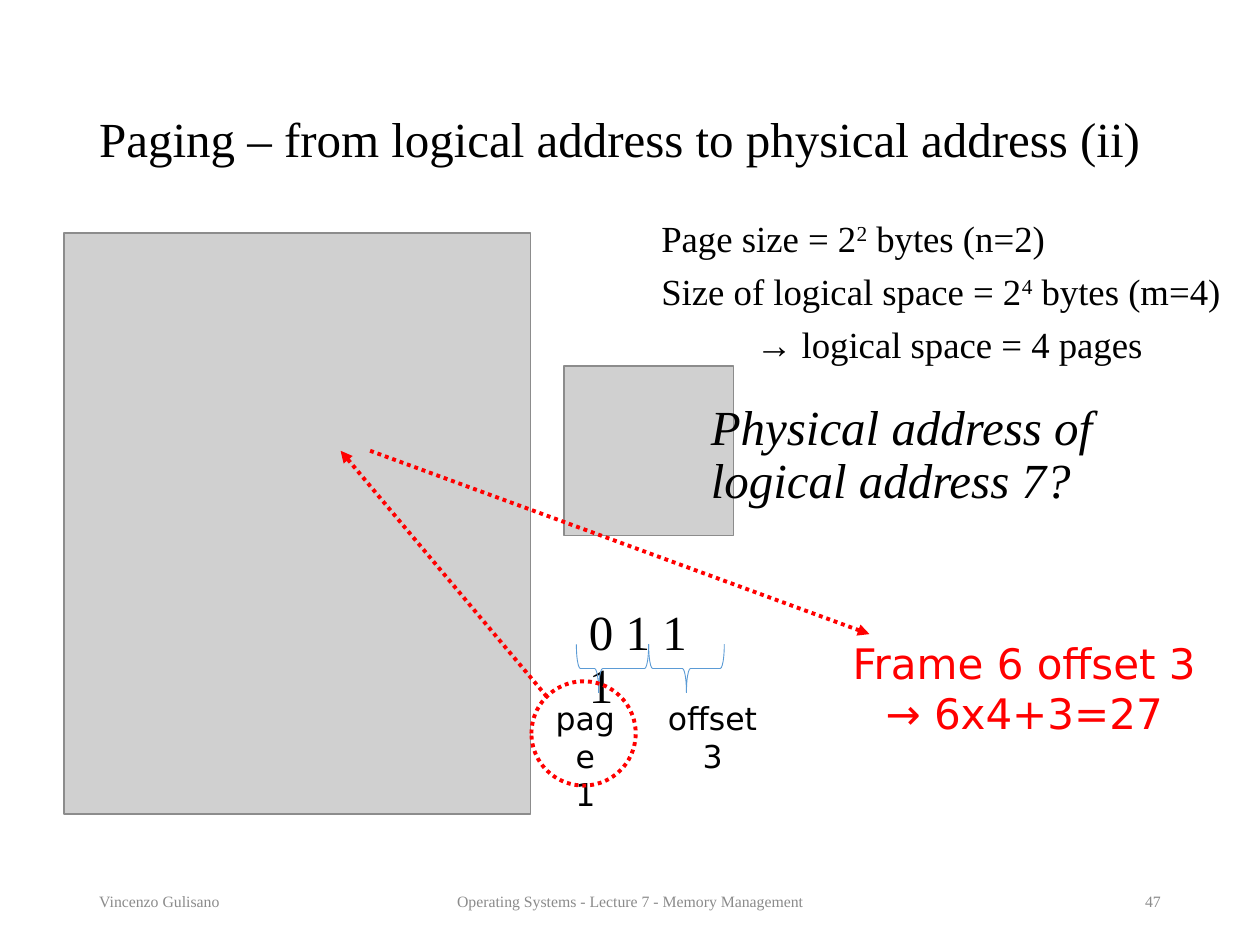
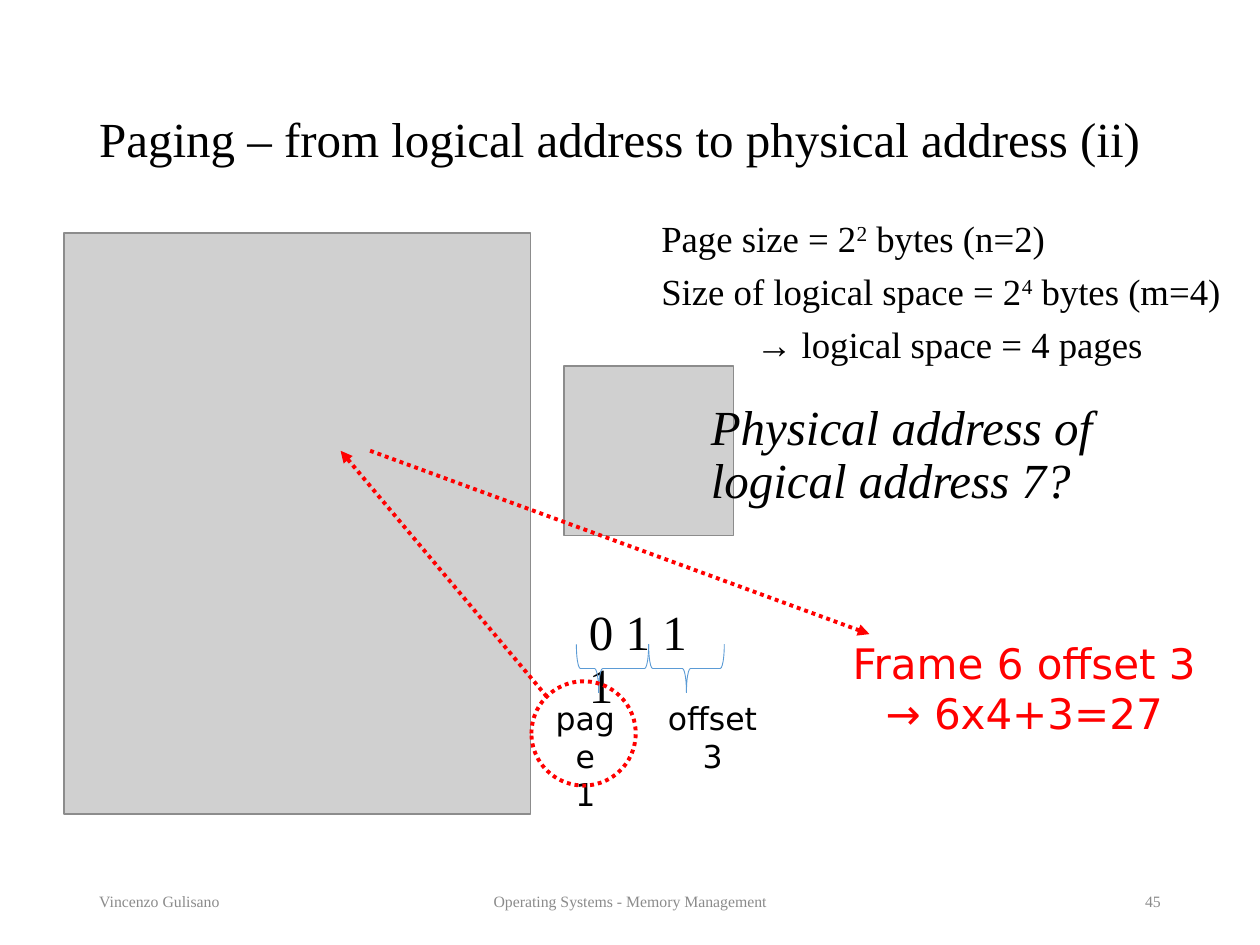
Before and after one commit to vincenzo-gulisano/os_material, a slide deck: slide 45 of slides/memory_management.pptx (slide 47 before the commit). Drawn at 1260x945 pixels with LibreOffice and Linux fonts; fonts in the diff are those of the drawing; grey boxes stand for pictures. Boxes give left, top, right and bottom in pixels: in the first picture for what was removed or moved away, otherwise in the second. Text is boxed around its words. In the diff, an @@ line names an element or a change of style, - is before the commit and + after.

Commit message:
changed logo, moved exercises, updated overview for lecture on memory management

```diff
--- a/slides/memory_management.pptx
+++ b/slides/memory_management.pptx
@@ text at (494, 896, 766, 910): text changed @@
-Operating Systems - Lecture 7 - Memory Management
+Operating Systems - Memory Management
@@ page number at (1145, 896, 1161, 907): text changed @@
-47
+45
```
Also in this commit, not shown: 49 other slides changed, 4 slides added, 2 other files.
